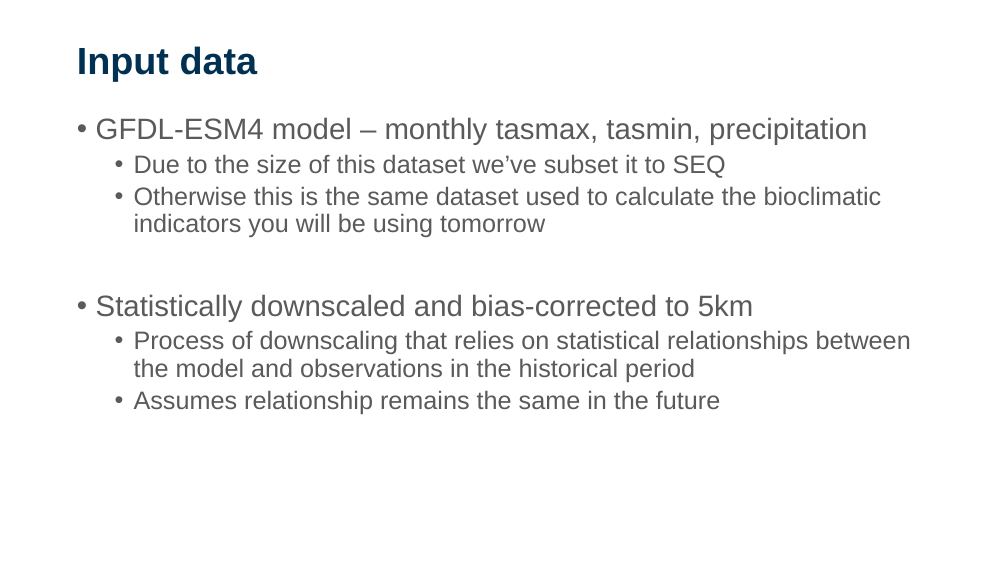
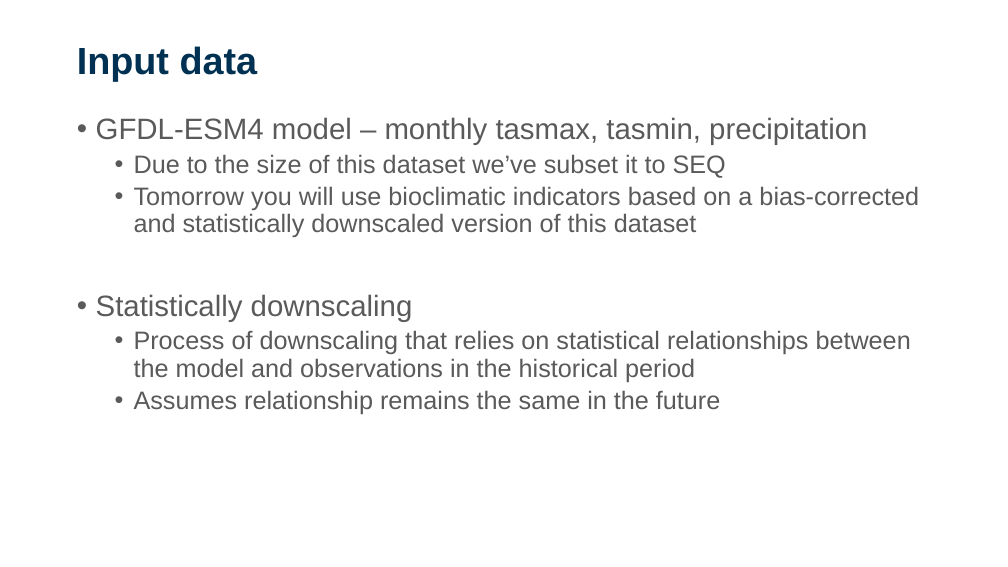
Before and after one commit to sdesrosiers1989/ICCB_Projections, a slide deck: slide 23 of ICCB2025_Session2_ClimateProjections.pptx. Drawn at 1008x567 pixels with LibreOffice and Linux fonts; fonts in the diff are those of the drawing; background and template pictures are left out. Boxes give left, top, right and bottom in pixels: in the first picture for what was removed or moved away, otherwise in the second. Text is boxed around its words. In the diff, an @@ line names an element or a change of style, - is before the commit and + after.

Commit message:
Updated data, scritps, powerpoint

```diff
--- a/ICCB2025_Session2_ClimateProjections.pptx
+++ b/ICCB2025_Session2_ClimateProjections.pptx
@@ text at (96, 186, 919, 322): text changed @@
-  • Otherwise this is the same dataset used to calculate the bioclimatic indicators you will be using tomorrow
-• Statistically downscaled and bias-corrected to 5km
+  • Tomorrow you will use bioclimatic indicators based on a bias-corrected and statistically downscaled version of this dataset
+• Statistically downscaling
```
Also in this commit, not shown: 6 other slides changed, 1 slide added, 10 other files.
